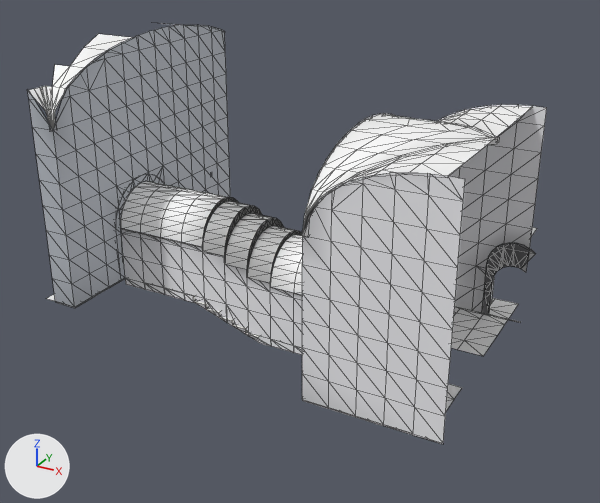
One commit to the glTF model assets/models/crypt/crypt_01_au.glb: the scene before it, then after it.
Rendered twice from a 50 mm camera at (28.9, -123.4, 13.9) aimed at (14.8, -97.7, 1.0). The axes (+X, +Y, +Z) are drawn at lower left. The lights are the same throughout. The first picture is the older version. Mesh edges are drawn as thin lines. Vertices at exactly the same position are counted once.

The older version as bpy lines, for what is in view:
```python
me_crypt_01_au = bpy.data.meshes.new('crypt_01_au')
me_crypt_01_au.from_pydata(...)  # 1461 vertices, 2302 faces; spans x 5.6..22.7, y -102.6..-91.4, z -2.3..8.6
me_crypt_01_au.materials.append(mat_layer_crypt_floor)
me_crypt_01_au.materials.append(mat_layer_plaster_old)
me_crypt_01_au.materials.append(mat_layer_crypt_wall_dressed)
me_crypt_01_au.materials.append(mat_layer_crypt_vault)
me_crypt_01_au.materials.append(mat_layer_crypt_wall_rib)
me_crypt_01_au.materials.append(mat_layer_crypt_wall)
me_crypt_01_au.materials.append(mat_layer_iron)
me_crypt_01_au.materials.append(mat_layer_timber)
me_crypt_01_au.materials.append(mat_fire_torch)
ob_crypt_01_au = bpy.data.objects.new('crypt_01_au', me_crypt_01_au)
ob_crypt_01_au.location = (0.0, 0.0, 0.0)
```
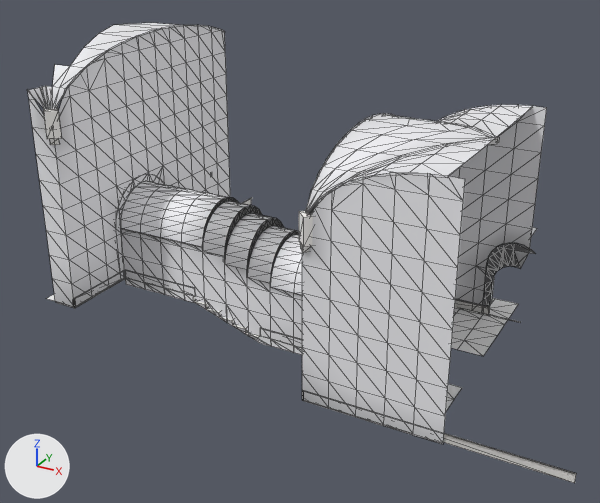
Boxes (x1, y1, x2, y2) around the edits, measured in the pictures (600 x 503 px):
'crypt_01_au', reshaped (9% taller): before (27, 23, 547, 444); after (27, 23, 576, 483)
part 1 of me_crypt_01_au, built on: before (521, 254, 529, 272); after (73, 198, 576, 483)
part 2 of me_crypt_01_au, added: after (43, 107, 61, 145)
part 3 of me_crypt_01_au, added: after (99, 23, 178, 37)
part 4 of me_crypt_01_au, recoloured: (27, 23, 535, 444) in both
part 5 of me_crypt_01_au, recoloured: (27, 25, 230, 308) in both
part 6 of me_crypt_01_au, edited (looks the same): (27, 23, 537, 285) in both

The change in detail:
me_crypt_01_au is used by ob_crypt_01_au; location (0.0, 0.0, 0.0).
me_crypt_01_au had 1461 vertices, 2302 faces and spanned x 5.6..22.7, y -102.6..-91.4, z -2.3..8.6.
me_crypt_01_au now has 1611 vertices, 2490 faces and spans x 5.0..26.5, y -102.7..-89.5, z -2.3..8.6.
me_crypt_01_au part 1: 1 vertex removed from x 22.5, y -93.5, z 0.1; 133 vertices added at x 7.4..26.5, y -102.7..-89.5, z -2.0..4.7.
me_crypt_01_au part 2: 16 vertices added at x 7.0..7.7, y -102.7..-102.0, z 5.5..6.7.
me_crypt_01_au part 3: 2 vertices added at x 5.0..7.5, y -96.0, z 8.6.
me_crypt_01_au part 4: 809 kept faces spanning x 5.6..22.7, y -102.6..-91.5, z -2.3..8.6 get new vertex colours.
me_crypt_01_au part 5: 269 faces spanning x 6.5..7.5, y -102.5..-91.5, z -1.0..8.6 switch from mat_layer_plaster_old to mat_layer_crypt_wall.
me_crypt_01_au part 6: 525 faces spanning x 5.6..22.3, y -102.5..-91.4, z 0.2..8.5 switch from mat_layer_crypt_vault to mat_layer_crypt_wall.
